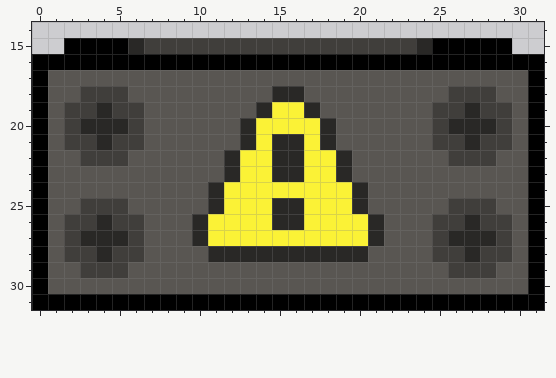
Edited in one commit: pixel-art file (Assets/Sprites/Hatch/Hatch_Open.aseprite). Above: the version before the commit.
32x32 pixels, 1 frame. Shown: x 0..31, y 14..31.
Once edited:
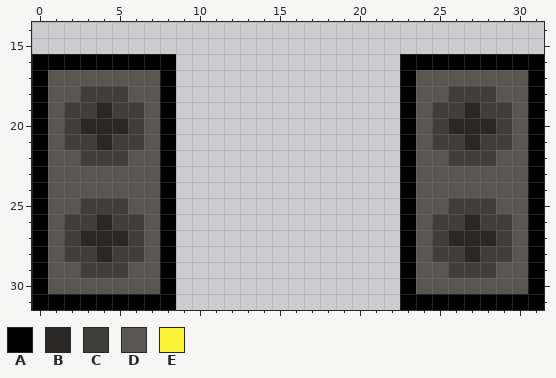
Palette (. is transparent): A #000000  B #292826  C #403e3b  D #595652  E #fbf236
Change:
@@ x 0..31 @@
 14 ................................
-15 ..AAAABCCCCCCCCCCCCCCCCCBAAAAA..
-16 AAAAAAAAAAAAAAAAAAAAAAAAAAAAAAAA
-17 ADDDDDDDDDDDDDDDDDDDDDDDDDDDDDDA
-18 ADDCCCDDDDDDDDDBBDDDDDDDDDCCCDDA
-19 ADCCBCCDDDDDDDBEEBDDDDDDDCCBCCDA
-20 ADCBBBCDDDDDDBEEEEBDDDDDDCBBBCDA
-21 ADCCBCCDDDDDDBEBBEBDDDDDDCCBCCDA
-22 ADDCCCDDDDDDBEEBBEEBDDDDDDCCCDDA
-23 ADDDDDDDDDDDBEEBBEEBDDDDDDDDDDDA
-24 ADDDDDDDDDDBEEEEEEEEBDDDDDDDDDDA
-25 ADDCCCDDDDDBEEEBBEEEBDDDDDCCCDDA
-26 ADCCBCCDDDBEEEEBBEEEEBDDDCCBCCDA
-27 ADCBBBCDDDBEEEEEEEEEEBDDDCBBBCDA
-28 ADCCBCCDDDDBBBBBBBBBBDDDDCCBCCDA
-29 ADDCCCDDDDDDDDDDDDDDDDDDDDCCCDDA
-30 ADDDDDDDDDDDDDDDDDDDDDDDDDDDDDDA
-31 AAAAAAAAAAAAAAAAAAAAAAAAAAAAAAAA
+15 ................................
+16 AAAAAAAAA..............AAAAAAAAA
+17 ADDDDDDDA..............ADDDDDDDA
+18 ADDCCCDDA..............ADDCCCDDA
+19 ADCCBCCDA..............ADCCBCCDA
+20 ADCBBBCDA..............ADCBBBCDA
+21 ADCCBCCDA..............ADCCBCCDA
+22 ADDCCCDDA..............ADDCCCDDA
+23 ADDDDDDDA..............ADDDDDDDA
+24 ADDDDDDDA..............ADDDDDDDA
+25 ADDCCCDDA..............ADDCCCDDA
+26 ADCCBCCDA..............ADCCBCCDA
+27 ADCBBBCDA..............ADCBBBCDA
+28 ADCCBCCDA..............ADCCBCCDA
+29 ADDCCCDDA..............ADDCCCDDA
+30 ADDDDDDDA..............ADDDDDDDA
+31 AAAAAAAAA..............AAAAAAAAA
Where, in picture pixels (left, top, right, bottom), the same in both pictures:
changed: (64, 38, 512, 310)
